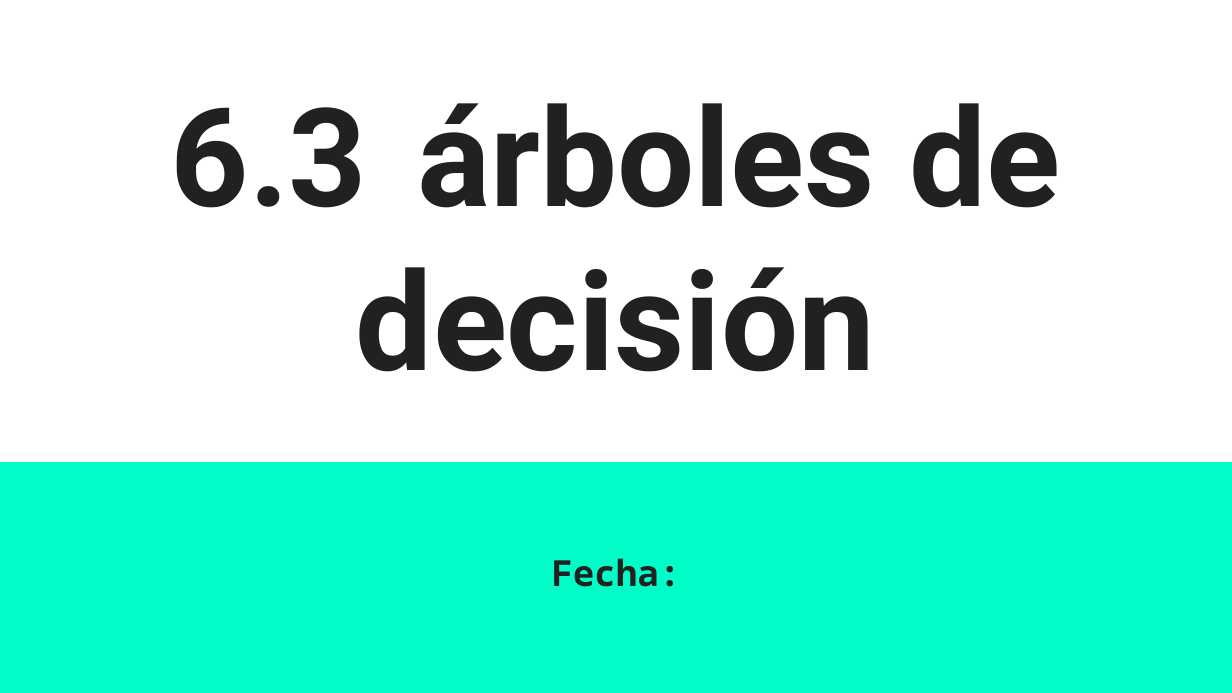
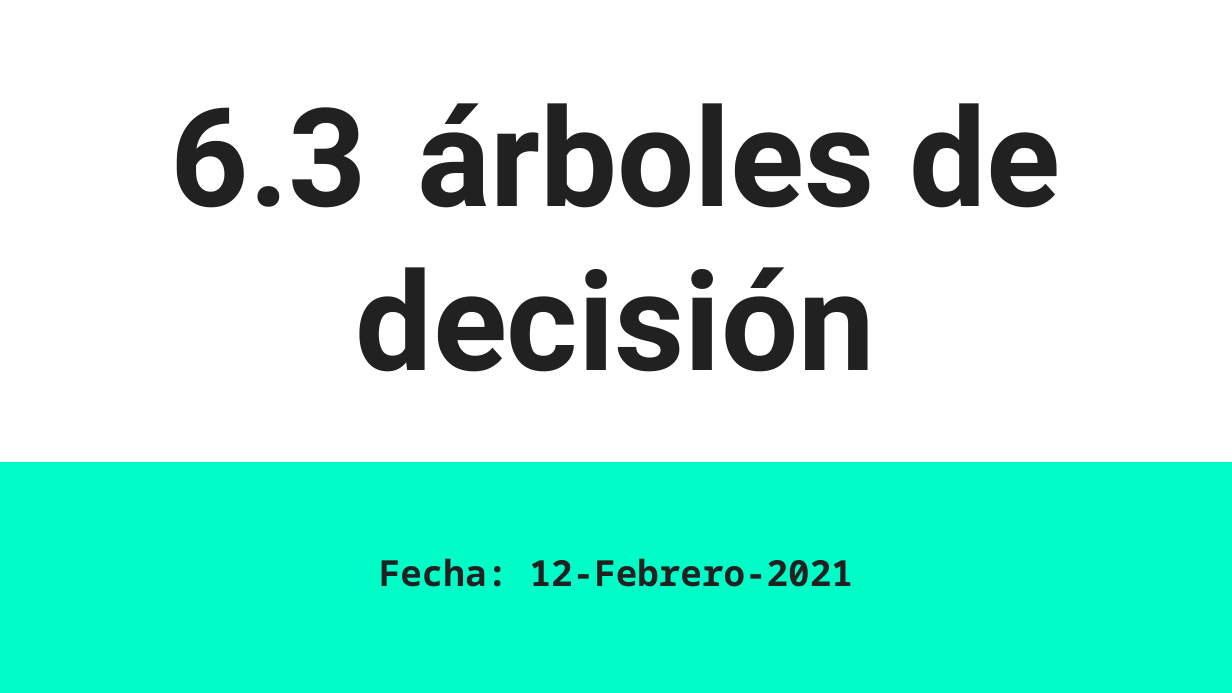
Before and after one commit to sainosmichelle/sainosmichelle.github.io, a slide deck: slide 1 of assets/files/Tema6/arb_dec/6.3 Árboles de decisión.pptx. Drawn at 1232x693 pixels with LibreOffice and Linux fonts; fonts in the diff are those of the drawing. Boxes give left, top, right and bottom in pixels: in the first picture for what was removed or moved away, otherwise in the second. Text is boxed around its words. In the diff, an @@ line names an element or a change of style, - is before the commit and + after.

```diff
--- a/assets/files/Tema6/arb_dec/6.3 Árboles de decisión.pptx
+++ b/assets/files/Tema6/arb_dec/6.3 Árboles de decisión.pptx
@@ subtitle at bbox=[379, 558, 853, 587]: text changed @@
-Fecha:
+Fecha: 12-Febrero-2021
```
Also in this commit, not shown: 4 other slides changed, 9 slides added, 6 other files.
